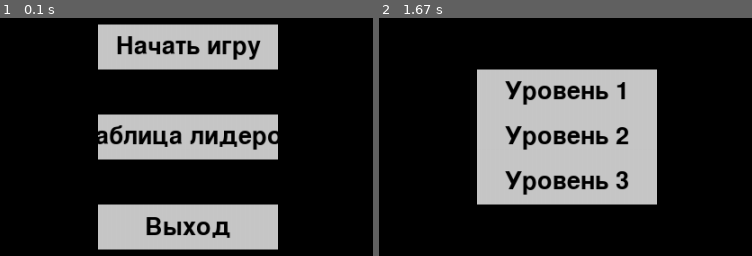
Above: before the commit, frames 1-2 (left to right).
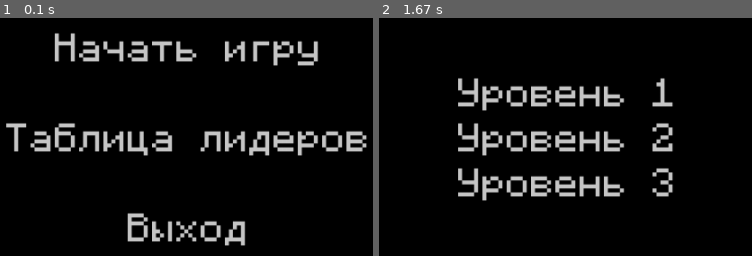
Above: after the commit, the same moments.

Repository: remalQ/pygame-project
Game: pygame game, started from Main.py
Same seed, same stepped clock (60 frames per second), same inputs: the game is played once before the commit and once after it.
Inputs:
- Up to frame 1 (0.1 s): no input
- Up to frame 2 (1.67 s): click "Начать игру" at 0.38 s

The runs differ from the first frame. In frame 1, 28% of the frame differs, in the area x 1-99%, y 2-98%; in frame 2, 26%.

Commit message:
changing the visual of the main menu buttons

Diff:
--- a/Button.py
+++ b/Button.py
@@ -36,8 +36,12 @@
         self.y = y
         self.color = color
         self.hover_color = hover_color
-        self.font = pygame.font.SysFont(None, 40)  # Шрифт кнопки
+        #self.font = pygame.font.SysFont(None, 40)
+        self.font = pygame.font.Font("fonts/Monocraft.otf", 40)
         self.rect = pygame.Rect(x - 100, y - 25, 200, 50)  # Прямоугольник кнопки
+
+        self.text_surf = self.font.render(text, True, color)
+        self.rect = self.text_surf.get_rect(center=(x, y))
 
     def draw(self, screen):
         """
@@ -47,10 +51,9 @@
             screen (pygame.Surface): Экран, на котором будет отображена кнопка.
         """
         mouse_pos = pygame.mouse.get_pos()  # Получаем позицию мыши
-        color = self.hover_color if self.rect.collidepoint(mouse_pos) else self.color  # Меняем цвет при наведении
-        pygame.draw.rect(screen, color, self.rect)  # Рисуем кнопку
-        text_surf = self.font.render(self.text, True, BLACK)  # Рисуем текст
-        screen.blit(text_surf, (self.x - text_surf.get_width() // 2, self.y - text_surf.get_height() // 2))
+        color = self.hover_color if self.rect.collidepoint(mouse_pos) else self.color
+        text_surf = self.font.render(self.text, True, color)
+        screen.blit(text_surf, text_surf.get_rect(center=(self.x, self.y)))
 
     def is_clicked(self, mouse_pos):
         """
Binary file added: fonts/Monocraft.otf
Binary file added: fonts/PixelifySans.ttf
Binary file changed: game_records.db
